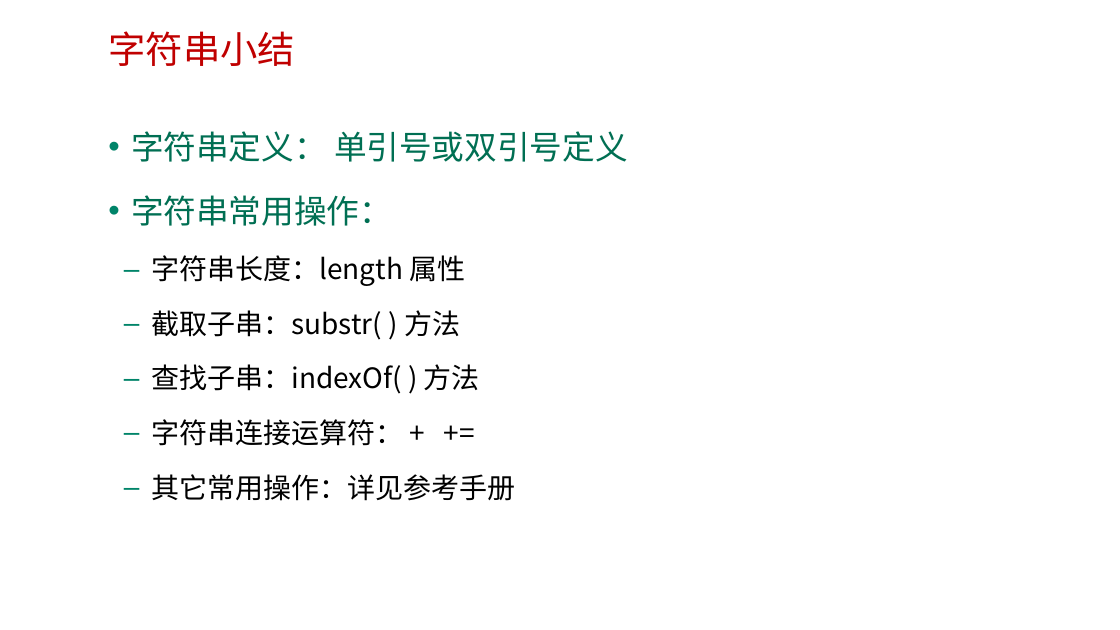
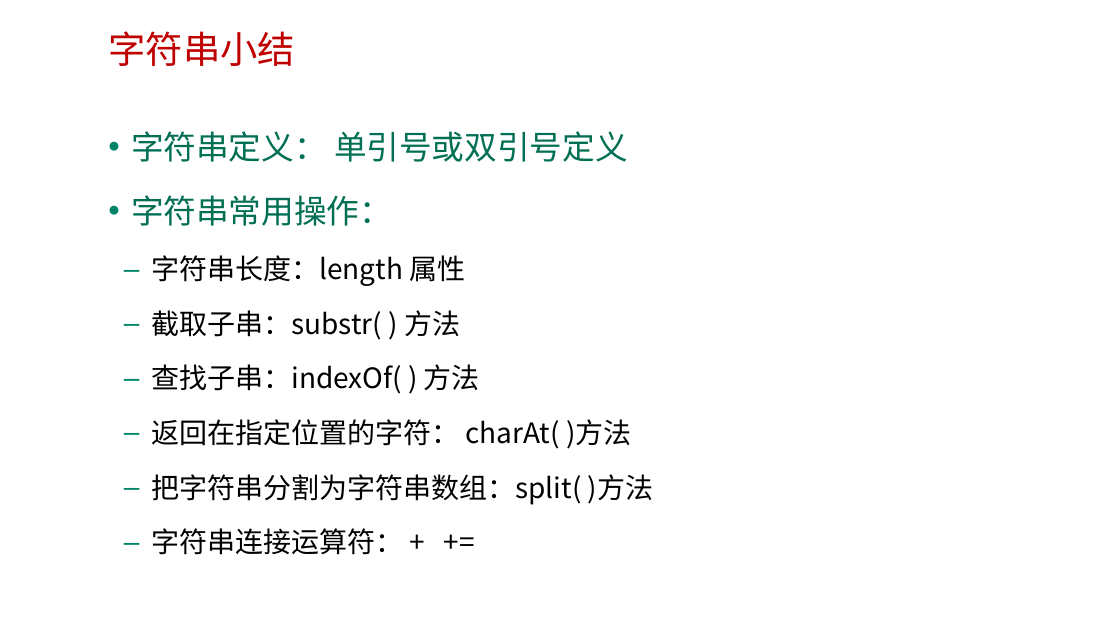
Before and after one commit to edu2act/course-web2, a slide deck: slide 10 of materials/slides/第四章 字符串和数组.pptx (slide 9 before the commit). Drawn at 1120x630 pixels with LibreOffice and Linux fonts; fonts in the diff are those of the drawing; background and template pictures are left out. Boxes give left, top, right and bottom in pixels: in the first picture for what was removed or moved away, otherwise in the second. Text is boxed around its words. In the diff, an @@ line names an element or a change of style, - is before the commit and + after.

```diff
--- a/materials/slides/第四章 字符串和数组.pptx
+++ b/materials/slides/第四章 字符串和数组.pptx
@@ text at [151, 419, 653, 505]: paragraphs added @@
+  – 返回在指定位置的字符： charAt( )方法
+  – 把字符串分割为字符串数组：split( )方法
@@ text at [151, 474, 515, 501]: paragraph removed @@
-  – 其它常用操作：详见参考手册
```
Also in this commit, not shown: 3 other slides changed, 2 slides added, 3 other files.
